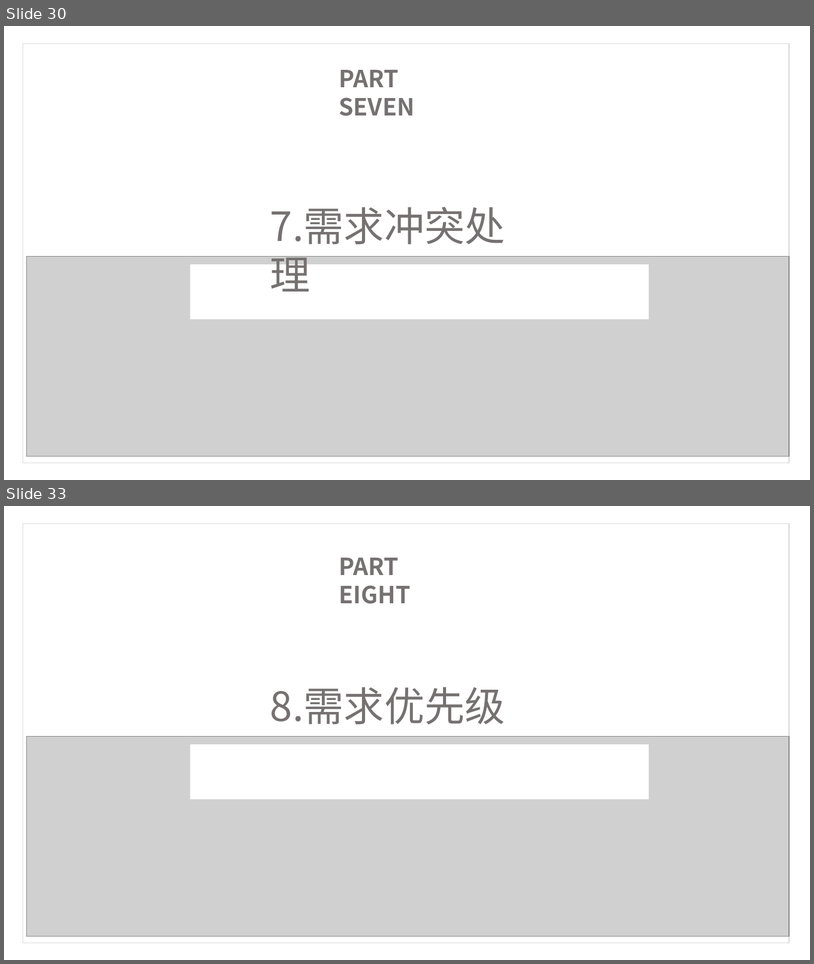
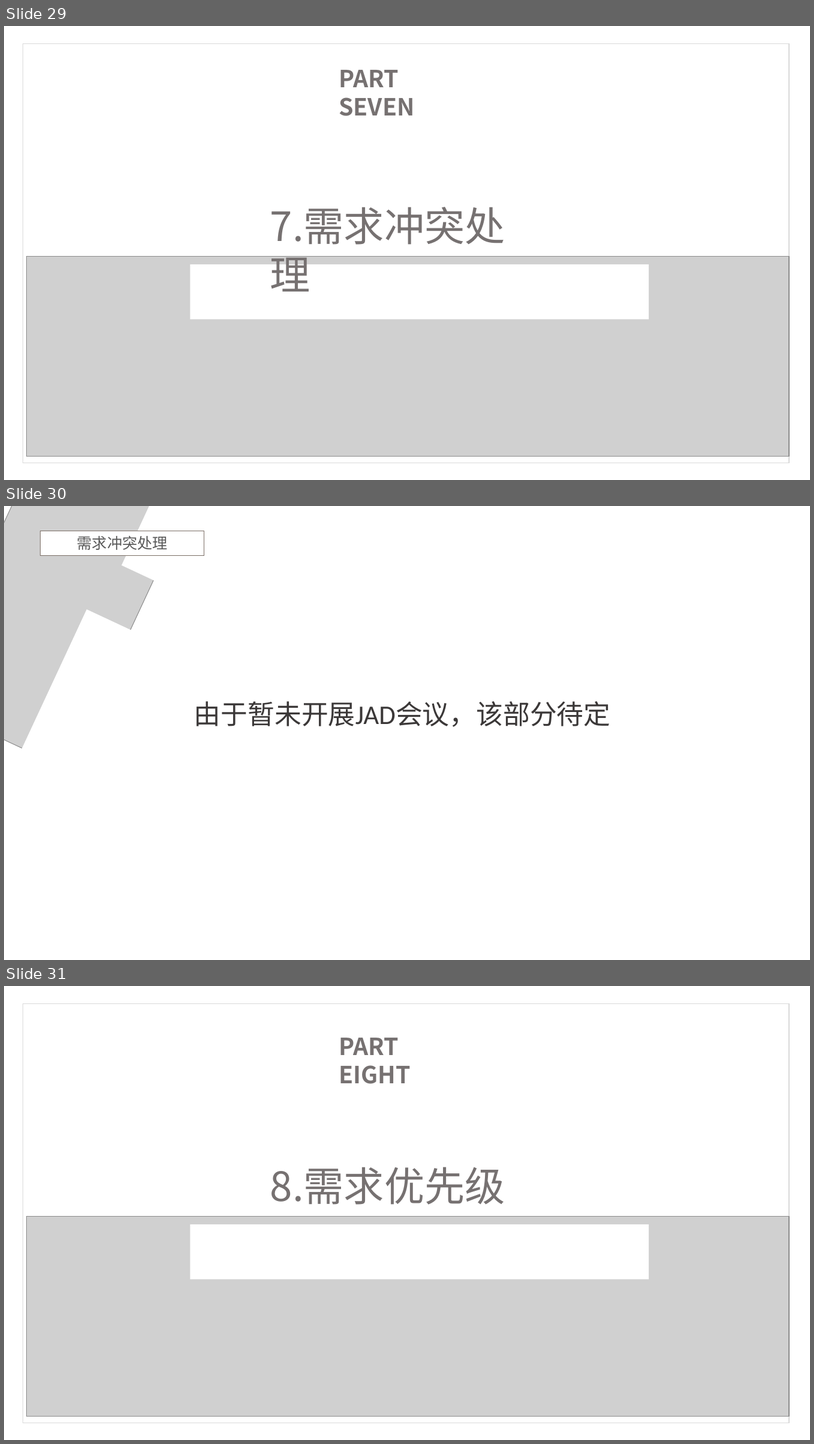
Before and after one commit to PRD2018-G03/PRD2018-G03-SoftwareEngineeringProject, a slide deck: PPT模板及制作/SRSppt .pptx. Shown one above the other, each under a label of ours: slides 30 and 33 before the commit, slides 29, 30 and 31 after it; the slides between them are not shown. The pictures are 814x964 and 814x1444 pixels, drawn with LibreOffice and Linux fonts; fonts in the diff are those of the drawing; grey boxes stand for pictures. Boxes give left, top, right and bottom in pixels: in the first picture for what was removed or moved away, otherwise in the second. Text is boxed around its words. In the diff, an @@ line names an element or a change of style, - is before the commit and + after.

```diff
--- a/PPT模板及制作/SRSppt .pptx
+++ b/PPT模板及制作/SRSppt .pptx
@@ slide 30 added at (x1=4, y1=506, x2=810, y2=960), background #FFFFFF @@
@@ group added at (x1=4, y1=506, x2=270, y2=785): 3 rectangles, 1 picture @@
+需求冲突处理
@@ text added at (x1=194, y1=701, x2=611, y2=727), 32 pt, text #3B3838 @@
+由于暂未开展JAD会议，该部分待定
@@ what was slide 30 is now slide 29 @@
@@ what was slide 33 is now slide 31 @@
```
Also in this commit, not shown: 2 slides changed, 1 other slide added, 5 slides removed.
